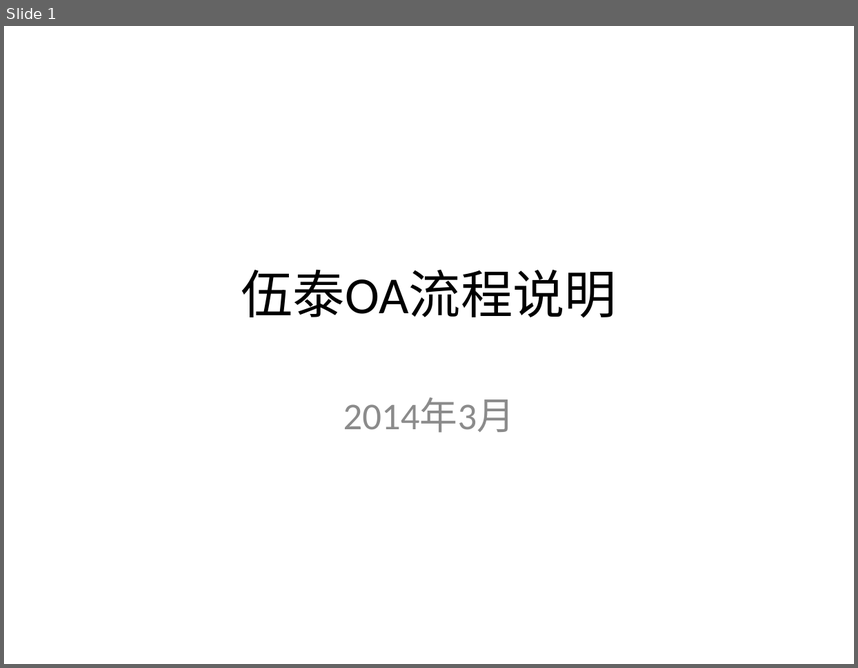
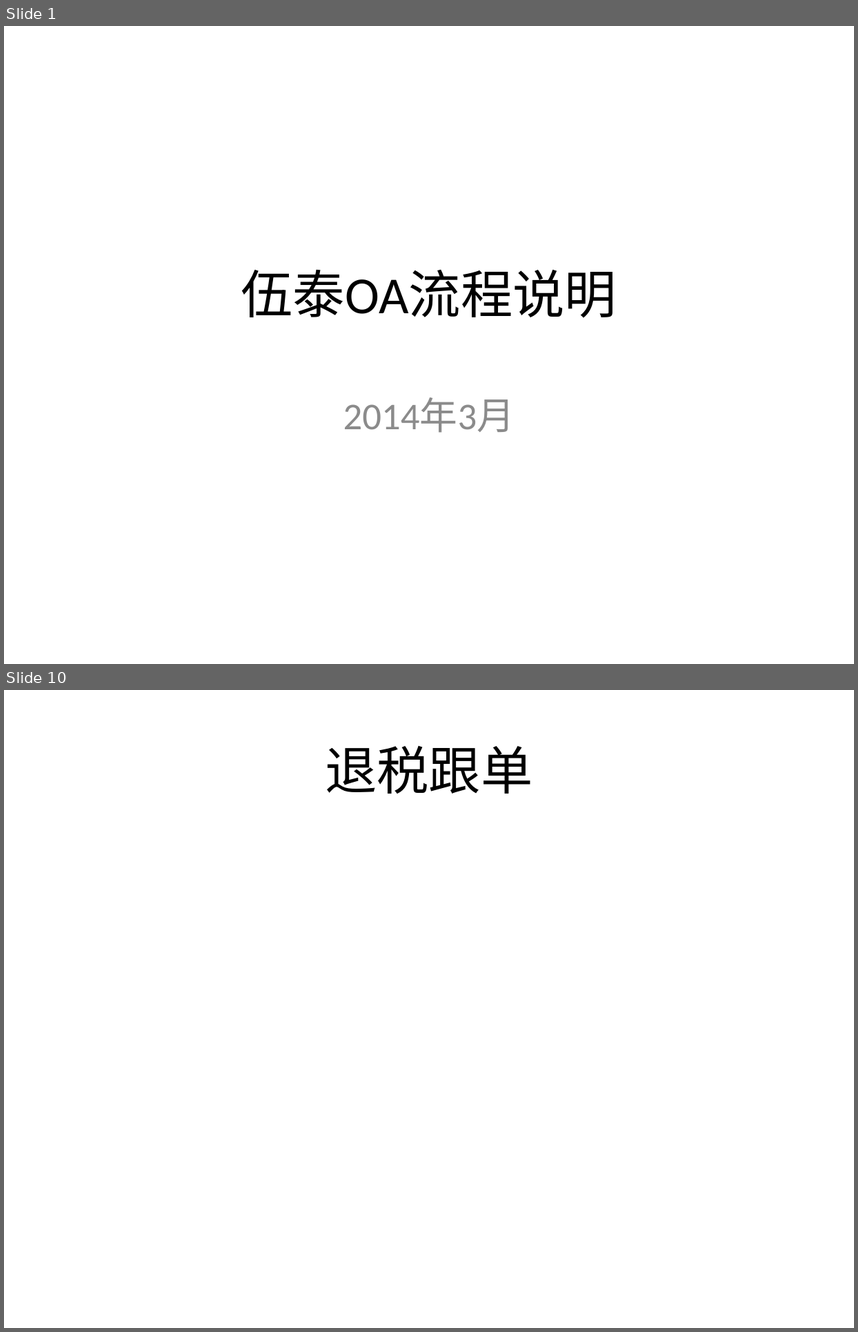
Before and after one commit to yuanly/oa, a slide deck: doc/伍泰OA流程说明.pptx. Shown one above the other, each under a label of ours: slide 1 before the commit, slides 1 and 10 after it; the slides between them are not shown. The pictures are 858x668 and 858x1332 pixels, drawn with LibreOffice and Linux fonts; fonts in the diff are those of the drawing. Boxes give left, top, right and bottom in pixels: in the first picture for what was removed or moved away, otherwise in the second. Text is boxed around its words. In the diff, an @@ line names an element or a change of style, - is before the commit and + after.

```diff
--- a/doc/伍泰OA流程说明.pptx
+++ b/doc/伍泰OA流程说明.pptx
@@ slide 10 added at bbox=[4, 690, 854, 1328], background #FFFFFF @@
@@ title added at bbox=[325, 746, 533, 793], 44 pt, text #000000 @@
+退税跟单
```
Also in this commit, not shown: 8 other slides added, 5 other files.
